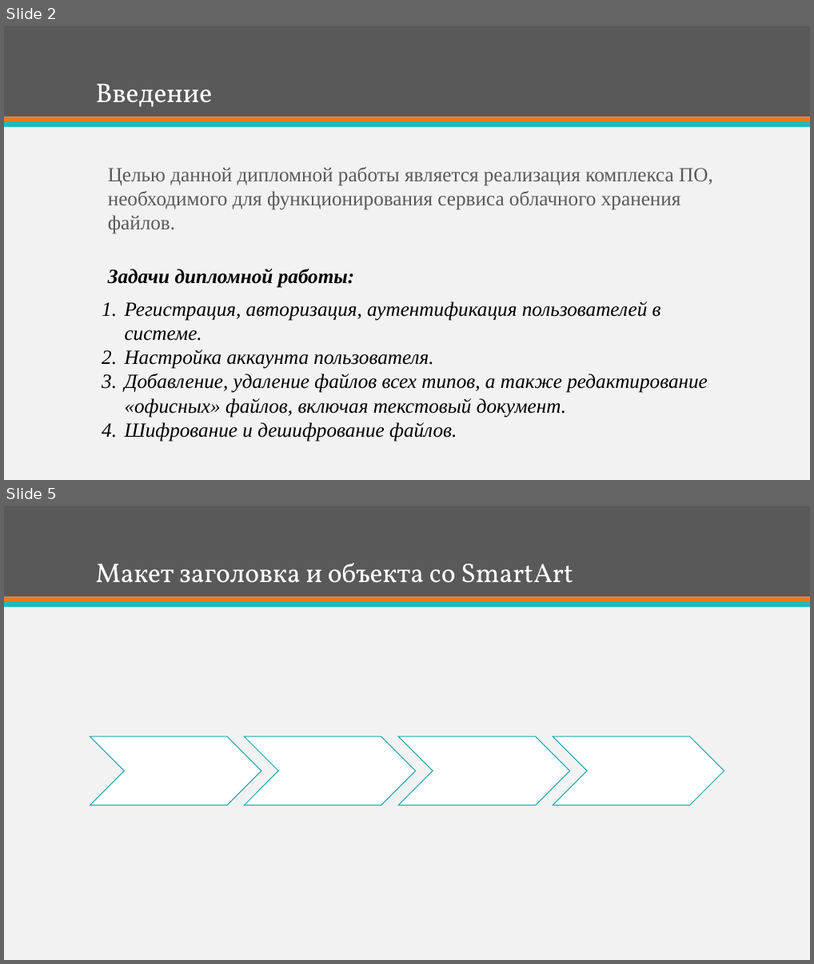
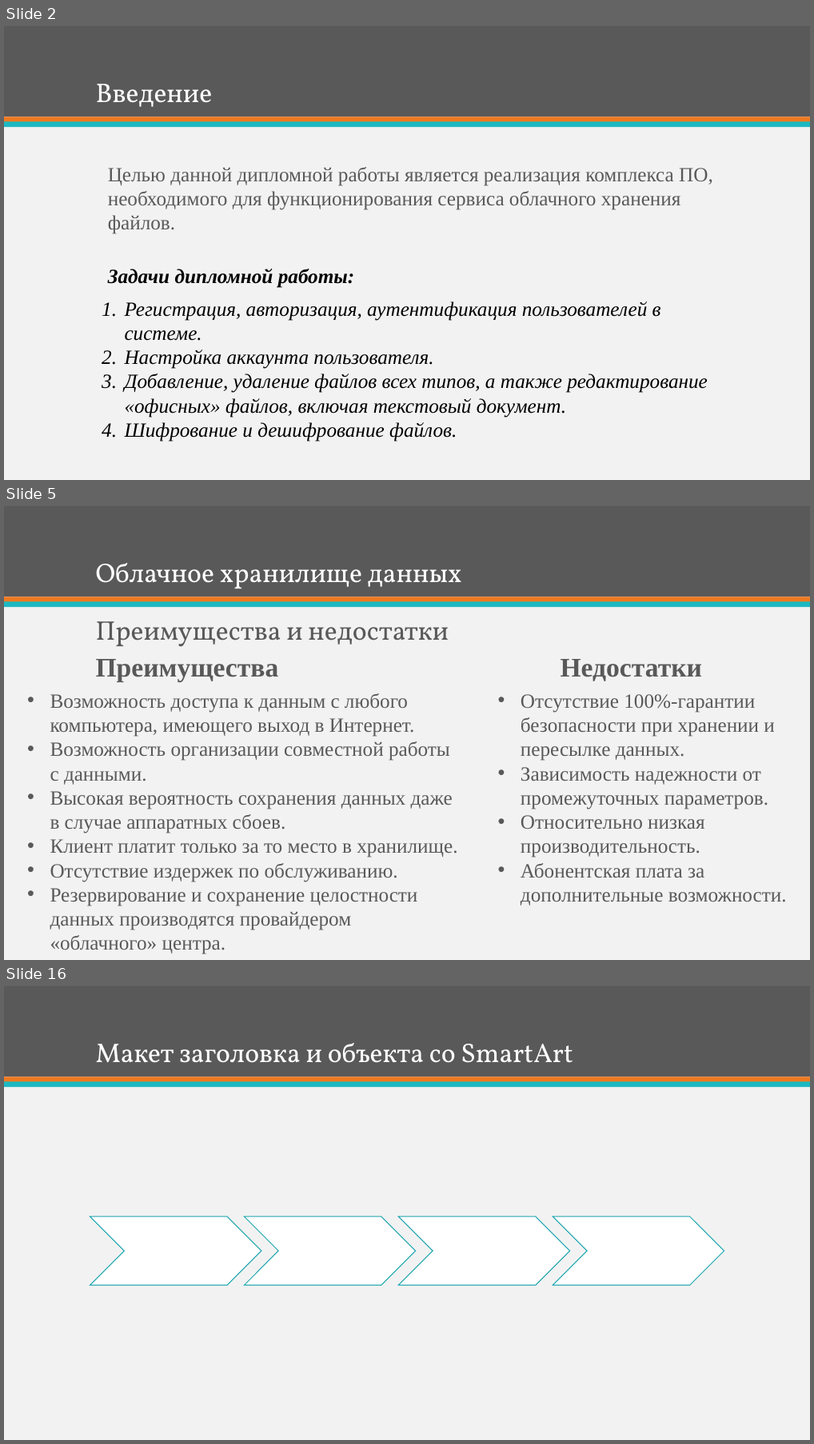
Before and after one commit to IvanKhAU525/Diploma, a slide deck: Presentation.pptx. Shown one above the other, each under a label of ours: slides 2 and 5 before the commit, slides 2, 5 and 16 after it; the slides between them are not shown. The pictures are 814x964 and 814x1444 pixels, drawn with LibreOffice and Linux fonts; fonts in the diff are those of the drawing. Boxes give left, top, right and bottom in pixels: in the first picture for what was removed or moved away, otherwise in the second. Text is boxed around its words. In the diff, an @@ line names an element or a change of style, - is before the commit and + after.

```diff
--- a/Presentation.pptx
+++ b/Presentation.pptx
@@ slide 5 added at (4, 506, 810, 960), background #F2F2F2; not listed: 3 template elements that a slide beside it also shows @@
@@ title added at (96, 563, 462, 588), 32 pt, text #FFFFFF @@
+Облачное хранилище данных
@@ text added at (96, 621, 449, 647), 32 pt, text #595959 @@
+Преимущества и недостатки
@@ text added at (96, 659, 279, 681), 32 pt, text #595959, bold @@
+Преимущества
@@ text added at (561, 659, 702, 681), 32 pt, text #595959, bold @@
+Недостатки
@@ text added at (50, 693, 458, 954), 24 pt, text #595959 @@
+• Возможность доступа к данным с любого компьютера, имеющего выход в Интернет.
+• Возможность организации совместной работы с данными.
+• Высокая вероятность сохранения данных даже в случае аппаратных сбоев.
+• Клиент платит только за то место в хранилище.
+• Отсутствие издержек по обслуживанию.
+• Резервирование и сохранение целостности данных производятся провайдером «облачного» центра.
@@ text added at (521, 694, 787, 905), 24 pt, text #595959 @@
+• Отсутствие 100%-гарантии безопасности при хранении и пересылке данных.
+• Зависимость надежности от промежуточных параметров.
+• Относительно низкая производительность.
+• Абонентская плата за дополнительные возможности.
@@ what was slide 5 is now slide 16 @@
```
Also in this commit, not shown: 1 slide changed, 11 other slides added, 1 slide removed, 2 other files.
